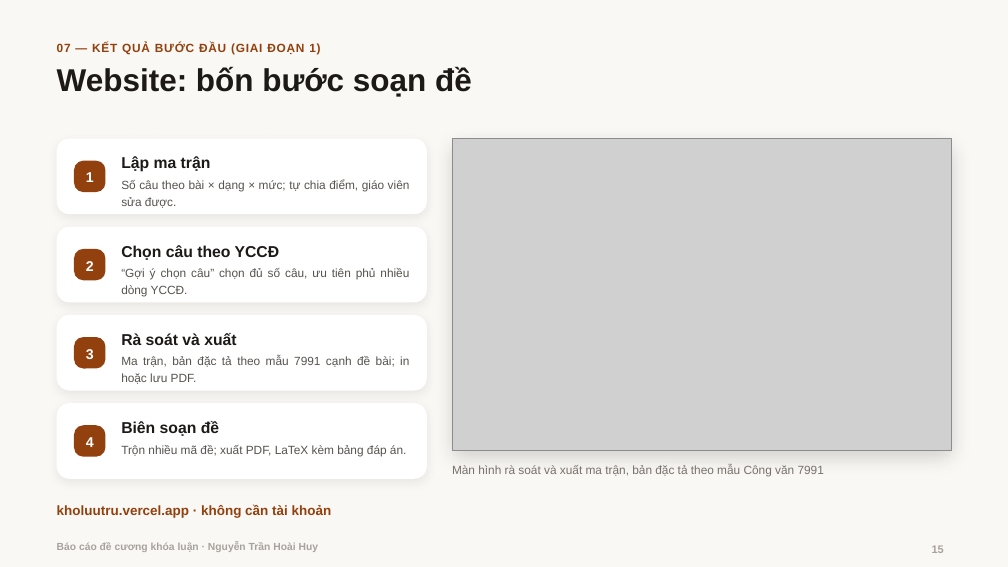
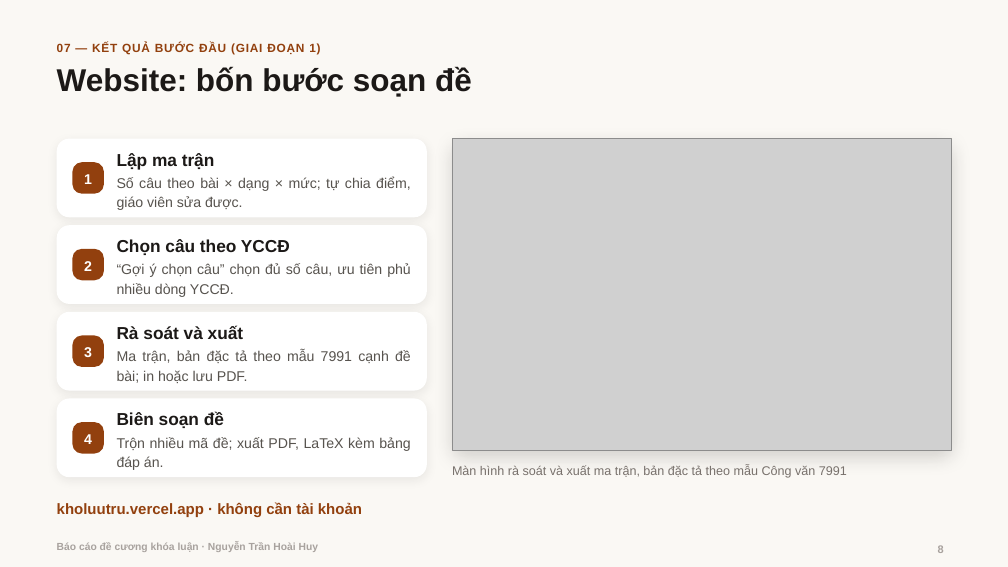
Before and after one commit to hoaihuy2609/kltn, a slide deck: slide 8 of tai-ve/Bao_cao_de_cuong.pptx (slide 15 before the commit). Drawn at 1008x567 pixels with LibreOffice and Linux fonts; fonts in the diff are those of the drawing; grey boxes stand for pictures; background and template pictures are left out. Boxes give left, top, right and bottom in pixels: in the first picture for what was removed or moved away, otherwise in the second. Text is boxed around its words. In the diff, an @@ line names an element or a change of style, - is before the commit and + after.

```diff
--- a/tai-ve/Bao_cao_de_cuong.pptx
+++ b/tai-ve/Bao_cao_de_cuong.pptx
@@ text "Rà soát và xuất": place and size @@
-text "Rà soát và xuất" at bbox=[121, 333, 236, 345]
+text "Rà soát và xuất" at bbox=[117, 325, 243, 339]
@@ proportions changed in 4 elements at bbox=[57, 225, 427, 304], bbox=[57, 138, 427, 217], bbox=[57, 312, 427, 390], bbox=[57, 399, 427, 477] @@
@@ rounded rectangle: place and size @@
-rounded rectangle at bbox=[57, 403, 427, 479]
+rounded rectangle at bbox=[57, 399, 427, 477]
@@ size 15 to 16.5 pt; alignment justified to left in 4 elements at bbox=[117, 153, 215, 169], bbox=[117, 239, 290, 255], bbox=[117, 325, 243, 339], bbox=[117, 411, 224, 428] @@
@@ text "Biên soạn đề": place and size @@
-text "Biên soạn đề" at bbox=[121, 421, 219, 436]
+text "Biên soạn đề" at bbox=[117, 411, 224, 428]
@@ size 11.3 to 13.5 pt; line spacing 1.2 to 1.15 in 4 elements at bbox=[117, 177, 410, 210], bbox=[117, 263, 411, 297], bbox=[117, 350, 411, 383], bbox=[117, 437, 410, 470] @@
@@ text "Trộn nhiều mã đề; xuất ...": place and size @@
-text "Trộn nhiều mã đề; xuất ..." at bbox=[121, 445, 406, 456]
+text "Trộn nhiều mã đề; xuất ..." at bbox=[117, 437, 410, 470]
@@ text "Màn hình rà soát và ..." at bbox=[452, 465, 847, 478]: size 11.3 to 12 pt @@
@@ text "kholuutru.vercel.app · không cần tài ..." at bbox=[57, 502, 362, 517]: size 12.8 to 14.3 pt @@
@@ page number at bbox=[938, 547, 944, 553]: text changed @@
-15
+8
```
Also in this commit, not shown: 8 other slides changed, 2 slides added, 10 slides removed, 4 other files.
